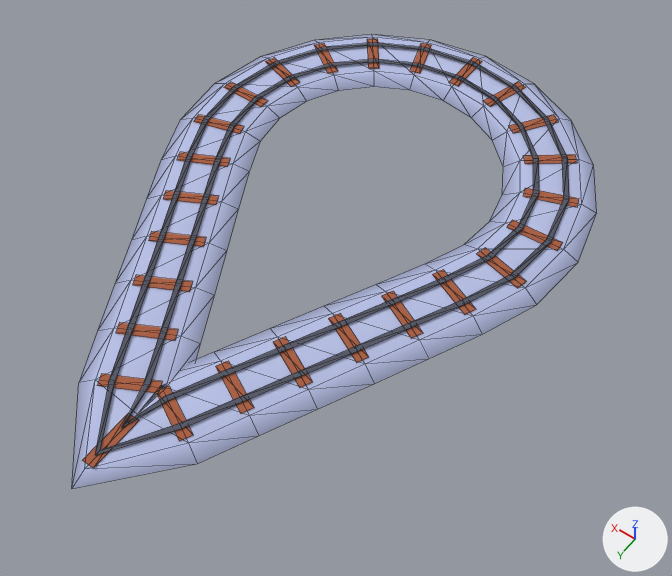
Two versions of the glTF model public/assets/toycar/set-park-rails-loop-a.glb, one commit apart.
Camera for both pictures: a camera (50 mm lens) standing at (-6.58, 9.03, 12.3) and looking at (-0.68, 0.77, -0.67). Lighting does not change. The marker at lower right points along +X, +Y and +Z. The older version comes first. Mesh edges are drawn as thin lines.

Objects in the first picture: 'drape_line'.
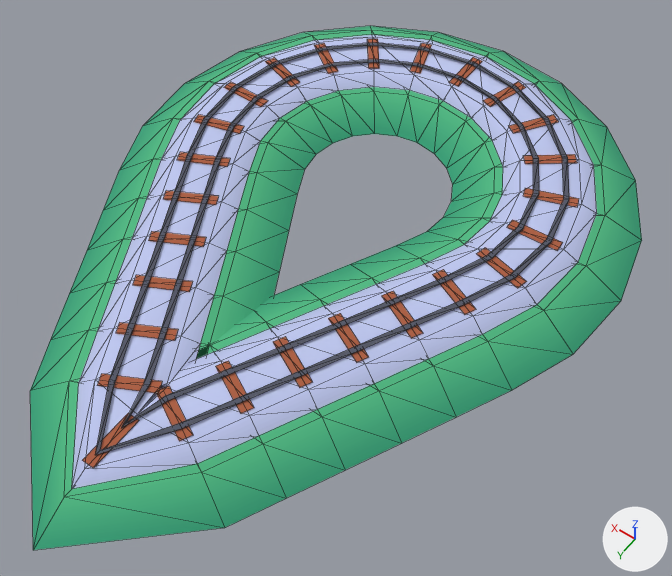
The newer file is also turned or shifted as a whole; pictures and numbers use the older file's frame.

Boxes (x1, y1, x2, y2) around the edits, measured in the pictures (672 x 576 px):
'drape_turf', added (green): after (30, 26, 642, 550)
part 1 of me_drape_line, surface changed: (72, 35, 597, 489) in both

Diff of the bpy script that builds the scene:
```diff
--- a/public/assets/toycar/set-park-rails-loop-a.glb.py
+++ b/public/assets/toycar/set-park-rails-loop-a.glb.py
@@ me_drape_line @@
 me_drape_line.from_pydata(...)  # 312 vertices, 312 faces; spans x -4.03..4.05, y -5.57..6.37, z 0.0..0.2
 # used by ob_drape_line; location = (0.0, 0.0, 0.0)
+# me_drape_line part 1: texture (UV) coordinates of 208 of 312 faces, centred in x -3.85..3.9, y -5.41..5.82, z 0.05..0.17, changed; they spanned u 0.47..0.84, v 0.09..0.22 and now span u 0.47..0.84, v 0.19..0.24
 me_drape_line.materials.append(mat_colormap)
@@ me_drape_turf @@
+me_drape_turf.from_pydata(...)  # 104 vertices, 156 faces; spans x -4.93..4.95, y -6.47..7.27, z -0.04..0.4
+me_drape_turf.materials.append(mat_colormap)  # picture img_colormap_png
@@ ob_drape_turf @@
+ob_drape_turf = bpy.data.objects.new('drape_turf', me_drape_turf)
+ob_drape_turf.location = (0.0, 0.0, -0.4)
```
